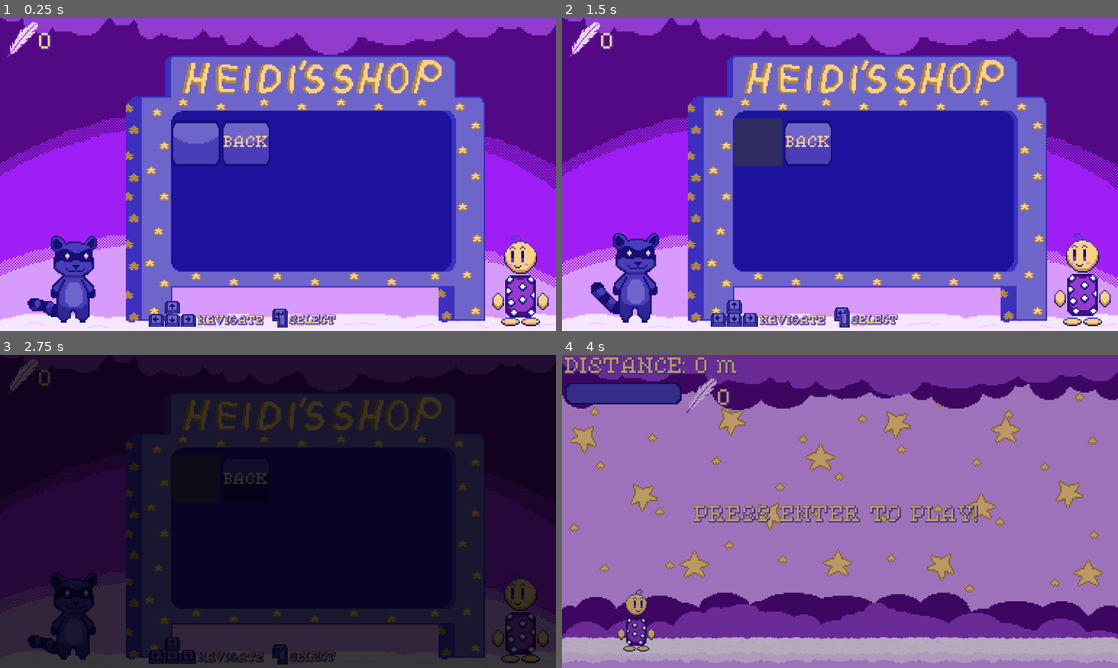
Above: before the commit, frames 1-4 (two rows, left to right).
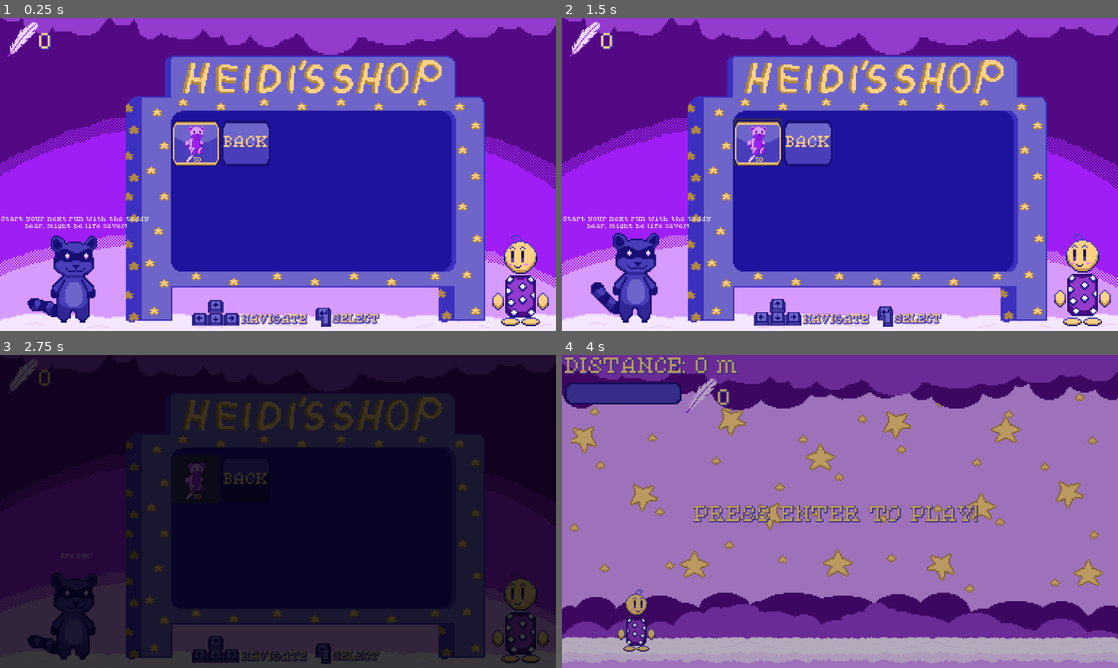
Above: after the commit, the same moments.

Repository: jacio-m/DreamRunner
Game: Godot game, scene res://HUD/shop.tscn
Same seed, same stepped clock (60 frames per second), same inputs: the game is played once before the commit and once after it. This scene is started directly instead of the project's main scene. Sound files missing from this copy of the repository are replaced by a short silence.
Inputs (mouse positions are in pixels of both pictures, inside the frame that each line leads up to):
- Up to frame 1 (0.25 s): no input
- Up to frame 2 (1.5 s): click (756, 143) at 0.52 s; click (756, 143) at 1.25 s, where only the run after the commit has a clickable "50"
- Up to frame 3 (2.75 s): tap Enter (ui_accept) at 2, 2.27 s; hold Right (ui_right) from 2.03 s (still down)
- Up to frame 4 (4 s): tap Enter (ui_accept) at 3.02 s; release Right (ui_right) at 3.53 s; hold Left (ui_left) from 3.53 s (still down)

The runs differ from the first frame. In frame 1, 2.6% of the frame differs, in the area x 0-69%, y 33-99%; in frame 2, 3.3%, in the area x 0-69%, y 32-99%; in frame 3, 1.4%; in frame 4, nothing differs.

Commit message:
Added Dialogue for Heidi
Heidi now has some dialogue when you interact with the shop.

Diff:
--- a/HUD/shop.gd
+++ b/HUD/shop.gd
@@ -1,20 +1,40 @@
 extends Node
 
+var dialogue_options = [ "Start your next run with the teddy
+bear, might be life saver!",
+"Leaving already?",
+"Bye bye!"]
+
 func _ready():
+	MusicManager.play_music("res://Sounds/Takashi Lee - Dream Merch.ogg")
+	play_anims()
+	$FeatherLabel.text = str(GameData.feather_count)
+	$VBoxContainer/HBoxContainer2/TeddyBuy.grab_focus()
+	$VBoxContainer/HBoxContainer2/BackButton.pressed.connect(main_menu)
+	#$VBoxContainer/HBoxContainer2/TeddyBuy.pressed.connect(buy_item)
+	$VBoxContainer/HBoxContainer2/TeddyBuy.focus_entered.connect(dialogue)
+	$VBoxContainer/HBoxContainer2/BackButton.focus_entered.connect(dialogue)
+
+func main_menu():
+	MusicManager.play_SFX("res://Sounds/entersound.ogg")
+	$Dialogue.text = dialogue_options[2]
+	$VBoxContainer/HBoxContainer2/BackButton.release_focus()
+	var pressed_style = $VBoxContainer/HBoxContainer2/BackButton.get("theme_override_styles/pressed")
+	$VBoxContainer/HBoxContainer2/BackButton.add_theme_stylebox_override("normal", pressed_style)
+	FadeAnimation.fade_to_scene("res://HUD/main_menu.tscn")
+
+
+func dialogue():
+	if $VBoxContainer/HBoxContainer2/TeddyBuy.has_focus():
+		$Dialogue.text = dialogue_options[0]
+	elif $VBoxContainer/HBoxContainer2/BackButton.has_focus():
+		$Dialogue.text = dialogue_options[1]
+
+func play_anims():
 	$ConfirmLabel/EnterKey.play()
 	$NavigateLabel/UpKey.play()
 	$NavigateLabel/DownKey.play()
 	$NavigateLabel/LeftKey.play()
 	$NavigateLabel/RightKey.play()
-	$FeatherLabel.text = str(GameData.feather_count)
-	$VBoxContainer/HBoxContainer2/Button.grab_focus()
 	$Heidi.play("Idle")
 	$Child.play("Idle")
-	$VBoxContainer/HBoxContainer2/BackButton.pressed.connect(main_menu)
-
-func main_menu():
-	MusicManager.play_SFX("res://Sounds/entersound.ogg")
-	$VBoxContainer/HBoxContainer2/BackButton.release_focus()
-	var pressed_style = $VBoxContainer/HBoxContainer2/BackButton.get("theme_override_styles/pressed")
-	$VBoxContainer/HBoxContainer2/BackButton.add_theme_stylebox_override("normal", pressed_style)
-	FadeAnimation.fade_to_scene("res://HUD/main_menu.tscn")
--- a/HUD/shop.tscn
+++ b/HUD/shop.tscn
@@ -16,6 +16,7 @@
 [ext_resource type="Texture2D" uid="uid://c83ieknepnjjf" path="res://HUD/Sprites/button_pressed.png" id="13_cqis4"]
 [ext_resource type="Texture2D" uid="uid://dr4fjb7r0dc2m" path="res://HUD/Sprites/button_idle.png" id="14_2wihh"]
 [ext_resource type="Texture2D" uid="uid://bsglm4e1bmhjy" path="res://Items/Sprites/feather.png" id="16_tgprg"]
+[ext_resource type="Texture2D" uid="uid://bdni02sr7n87w" path="res://Items/Sprites/teddyBear.png" id="17_2wihh"]
 [ext_resource type="Texture2D" uid="uid://dawwcfftmwy6q" path="res://HUD/Sprites/enter_key1.png" id="17_cqis4"]
 [ext_resource type="Texture2D" uid="uid://b421tfqxeu1nq" path="res://HUD/Sprites/enter_key2.png" id="18_2wihh"]
 [ext_resource type="Texture2D" uid="uid://bjy7gr83rq5vh" path="res://HUD/Sprites/up_key1.png" id="19_i4jry"]
@@ -82,8 +83,14 @@
 }]
 
 [sub_resource type="StyleBoxTexture" id="StyleBoxTexture_cqis4"]
+texture = ExtResource("12_hh5en")
+expand_margin_top = 45.0
+expand_margin_bottom = 45.0
 
 [sub_resource type="StyleBoxTexture" id="StyleBoxTexture_2wihh"]
+texture = ExtResource("13_cqis4")
+expand_margin_top = 45.0
+expand_margin_bottom = 45.0
 
 [sub_resource type="StyleBoxTexture" id="StyleBoxTexture_i4jry"]
 texture = ExtResource("14_2wihh")
@@ -207,10 +214,10 @@
 text = "num"
 
 [node name="ConfirmLabel" type="Label" parent="."]
-offset_left = 599.0
-offset_top = 615.0
-offset_right = 674.0
-offset_bottom = 640.0
+offset_left = 689.0
+offset_top = 613.0
+offset_right = 764.0
+offset_bottom = 638.0
 scale = Vector2(1.3, 1.3)
 theme_override_colors/font_color = Color(1, 0.819608, 0.513726, 1)
 theme_override_colors/font_shadow_color = Color(0.282353, 0.243137, 0.72549, 1)
@@ -236,13 +243,35 @@
 layout_mode = 2
 focus_mode = 2
 
-[node name="Button" type="Button" parent="VBoxContainer/HBoxContainer2"]
+[node name="TeddyBuy" type="Button" parent="VBoxContainer/HBoxContainer2"]
 custom_minimum_size = Vector2(100, 100)
 layout_mode = 2
 theme_override_styles/focus = SubResource("StyleBoxTexture_cqis4")
 theme_override_styles/pressed = SubResource("StyleBoxTexture_2wihh")
 theme_override_styles/normal = SubResource("StyleBoxTexture_i4jry")
 
+[node name="Teddy" type="Sprite2D" parent="VBoxContainer/HBoxContainer2/TeddyBuy"]
+position = Vector2(49, 47)
+texture = ExtResource("17_2wihh")
+
+[node name="FeatherPrice" type="Sprite2D" parent="VBoxContainer/HBoxContainer2/TeddyBuy"]
+position = Vector2(36, 85)
+scale = Vector2(0.3, 0.3)
+texture = ExtResource("16_tgprg")
+
+[node name="PriceLabel" type="Label" parent="VBoxContainer/HBoxContainer2/TeddyBuy"]
+offset_left = 45.0
+offset_top = 81.0
+offset_right = 161.0
+offset_bottom = 136.0
+scale = Vector2(0.3, 0.3)
+theme_override_colors/font_color = Color(1, 0.819608, 0.513726, 1)
+theme_override_colors/font_shadow_color = Color(0.282353, 0.243137, 0.72549, 1)
+theme_override_constants/shadow_outline_size = 6
+theme_override_fonts/font = ExtResource("11_5qbqv")
+theme_override_font_sizes/font_size = 40
+text = "50"
+
 [node name="BackButton" type="Button" parent="VBoxContainer/HBoxContainer2"]
 custom_minimum_size = Vector2(100, 100)
 layout_mode = 2
@@ -258,10 +287,10 @@
 text = "BACK"
 
 [node name="NavigateLabel" type="Label" parent="."]
-offset_left = 410.0
-offset_top = 616.0
-offset_right = 515.0
-offset_bottom = 639.0
+offset_left = 500.0
+offset_top = 614.0
+offset_right = 605.0
+offset_bottom = 637.0
 scale = Vector2(1.3, 1.3)
 theme_override_colors/font_color = Color(1, 0.819608, 0.513726, 1)
 theme_override_colors/font_shadow_color = Color(0.282353, 0.243137, 0.72549, 1)
@@ -288,3 +317,14 @@
 position = Vector2(-15.3846, 6.92308)
 sprite_frames = SubResource("SpriteFrames_qquwe")
 animation = &"Right Key"
+
+[node name="Dialogue" type="Label" parent="."]
+offset_left = -49.0
+offset_top = 410.0
+offset_right = 366.0
+offset_bottom = 459.0
+theme_override_fonts/font = ExtResource("11_5qbqv")
+theme_override_font_sizes/font_size = 12
+text = "Start your next run with the teddy
+bear, might be life saver!"
+horizontal_alignment = 1
Not shown: 1 places in HUD/shop.tscn that only renumber resources
Not shown, added: Sounds/Takashi Lee - Dream Merch.ogg.import
Not shown, added: Sounds/Takashi Lee - Dream Merch.ogg
